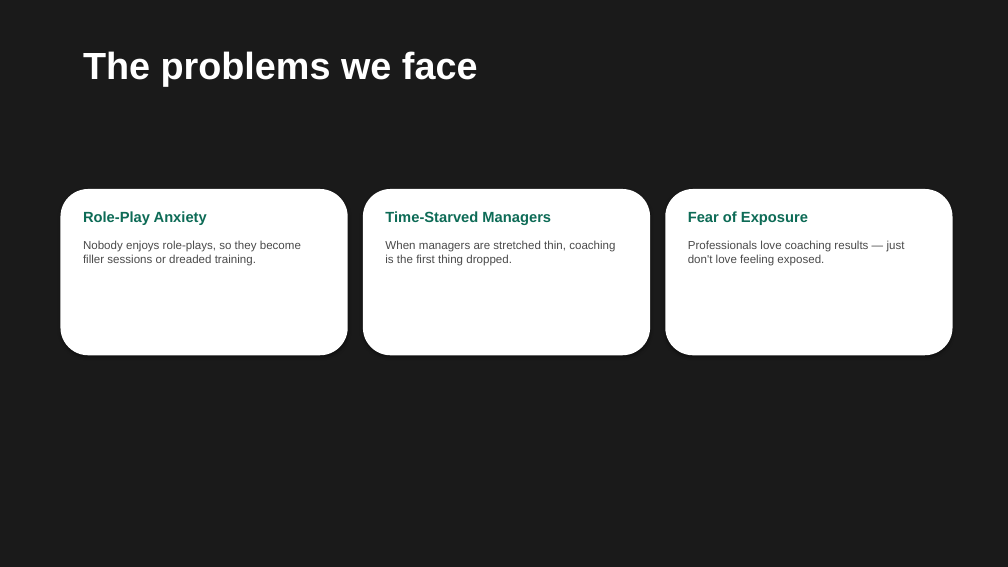
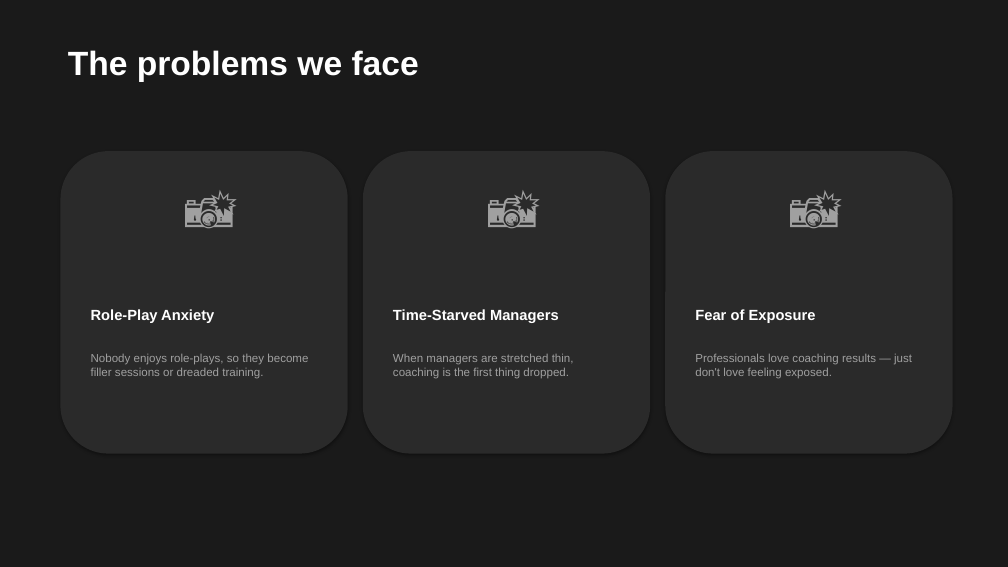
Before and after one commit to stevetoti/medd-sim-pitch, a slide deck: slide 3 of MEDD-SIM-Pitch-Deck.pptx. Drawn at 1008x567 pixels with LibreOffice and Linux fonts; fonts in the diff are those of the drawing. Boxes give left, top, right and bottom in pixels: in the first picture for what was removed or moved away, otherwise in the second. Text is boxed around its words. In the diff, an @@ line names an element or a change of style, - is before the commit and + after.

```diff
--- a/MEDD-SIM-Pitch-Deck.pptx
+++ b/MEDD-SIM-Pitch-Deck.pptx
@@ text "The problems we face": place and size @@
-text "The problems we face" at [83,51,478,86]
+text "The problems we face" at [68,50,419,82]
@@ text "The problems we face" at [68,50,419,82]: size 36 to 32 pt @@
@@ rounded rectangle: place and size @@
-rounded rectangle at [60,189,348,355]
+rounded rectangle at [60,151,348,454]
@@ text added at [174,174,250,250], 48 pt, text #A0A0A0 @@
+📸
@@ fill #FFFFFF to #2A2A2A in 3 elements at [60,151,348,454], [665,151,953,454], [363,151,650,454] @@
@@ rounded rectangle: place and size @@
-rounded rectangle at [363,189,650,355]
+rounded rectangle at [363,151,650,454]
@@ text added at [476,174,552,250], 48 pt, text #A0A0A0 @@
+📸
@@ rounded rectangle: place and size @@
-rounded rectangle at [665,189,953,355]
+rounded rectangle at [665,151,953,454]
@@ text added at [779,174,854,250], 48 pt, text #A0A0A0 @@
+📸
@@ text "Role-Play Anxiety": place and size @@
-text "Role-Play Anxiety" at [83,211,207,225]
+text "Role-Play Anxiety" at [91,309,214,323]
@@ text "Time-Starved Managers": place and size @@
-text "Time-Starved Managers" at [385,211,551,225]
+text "Time-Starved Managers" at [393,309,559,323]
@@ text colour #0D6B56 to #FFFFFF in 3 elements at [91,309,214,323], [393,309,559,323], [695,309,816,323] @@
@@ text "Fear of Exposure": place and size @@
-text "Fear of Exposure" at [688,211,808,225]
+text "Fear of Exposure" at [695,309,816,323]
@@ text "Nobody enjoys role-plays, so they ...": place and size @@
-text "Nobody enjoys role-plays, so they ..." at [83,240,301,266]
+text "Nobody enjoys role-plays, so they ..." at [91,354,308,379]
@@ text "When managers are stretched thin, ...": place and size @@
-text "When managers are stretched thin, ..." at [385,240,615,266]
+text "When managers are stretched thin, ..." at [393,354,574,379]
@@ text colour #4A4A4A to #A0A0A0 in 3 elements at [91,354,308,379], [393,354,574,379], [695,354,912,378] @@
@@ text "Professionals love coaching results — ...": place and size @@
-text "Professionals love coaching results — ..." at [688,240,905,266]
+text "Professionals love coaching results — ..." at [695,354,912,378]
```
Also in this commit, not shown: 8 other slides changed, 2 other files.
